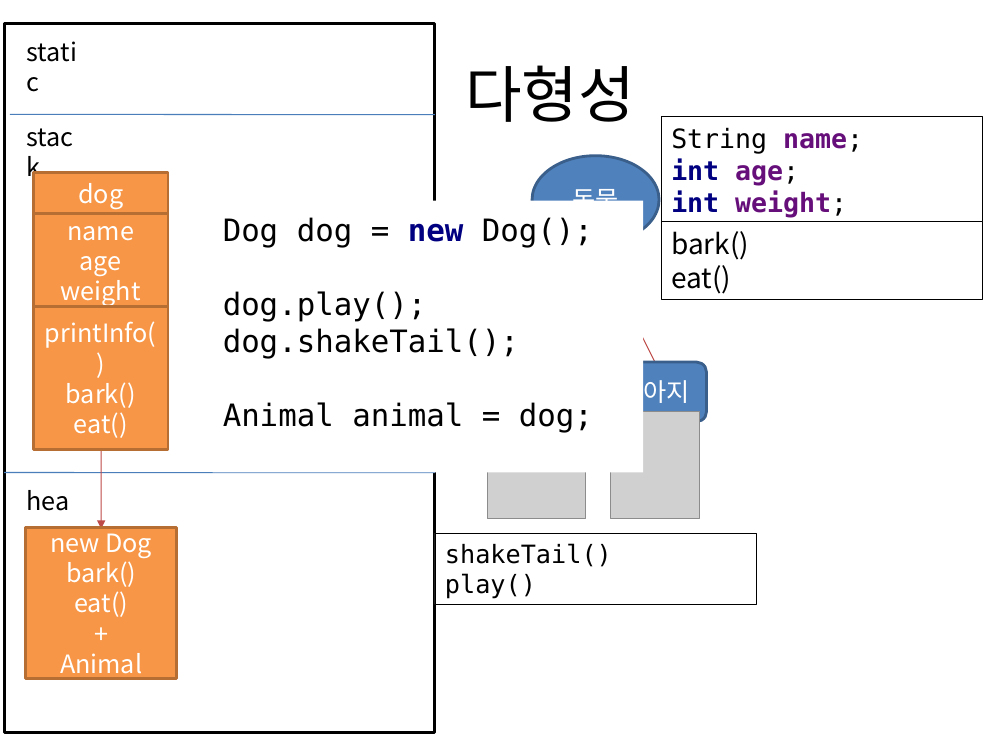
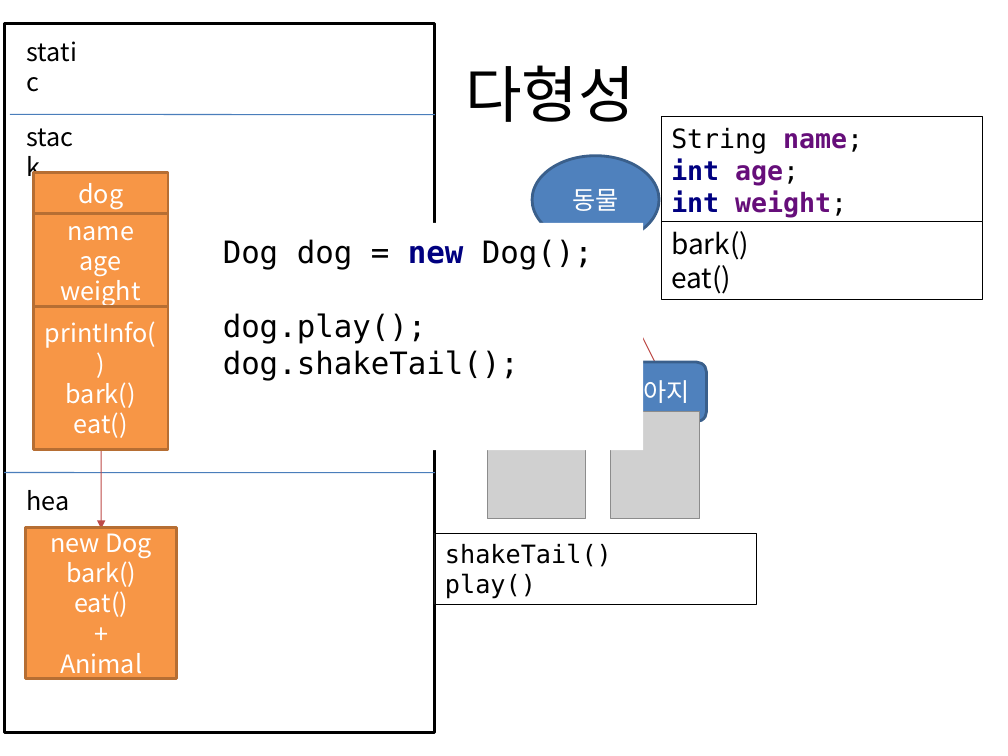
Before and after one commit to terdong/JavaStudyForAcademyStudent2, a slide deck: slide 4 of ppt/day15_인터페이스.pptx. Drawn at 1008x756 pixels with LibreOffice and Linux fonts; fonts in the diff are those of the drawing; grey boxes stand for pictures. Boxes give left, top, right and bottom in pixels: in the first picture for what was removed or moved away, otherwise in the second. Text is boxed around its words. In the diff, an @@ line names an element or a change of style, - is before the commit and + after.

```diff
--- a/ppt/day15_인터페이스.pptx
+++ b/ppt/day15_인터페이스.pptx
@@ text at (223, 239, 593, 380): text changed @@
-Dog dog = new Dog();
-dog.play();
-dog.shakeTail();
-Animal animal = dog;
+Dog dog = new Dog();
+dog.play();
+dog.shakeTail();
```
Also in this commit, not shown: 1 slide added, 5 other files.
